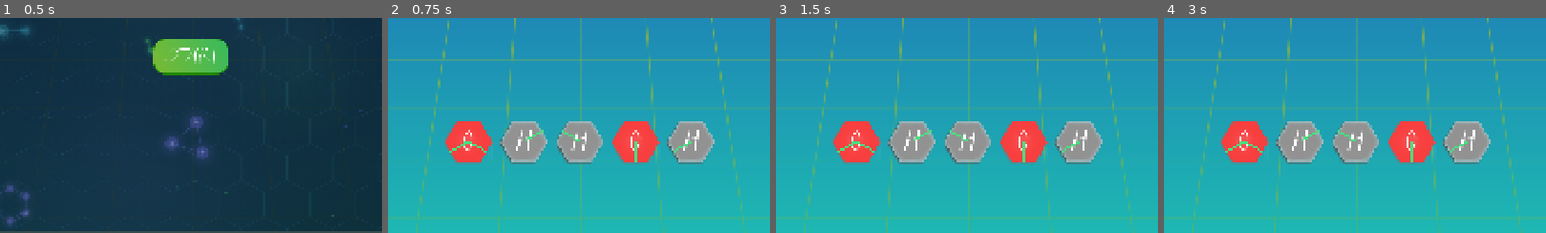
Above: before the commit, frames 1-4 (left to right).
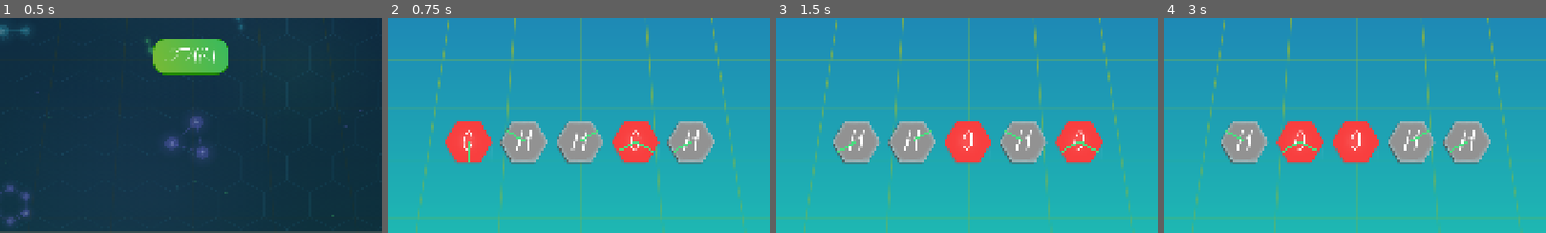
Above: after the commit, the same moments.

Repository: CobaltHorrific/festival_nauke
Game: Godot game, scene res://scenes/Main.tscn
The game is run twice, just before and just after one commit, with the same random seed, the same clock (stepped at 60 frames per second) and the same inputs.
Inputs (mouse positions are % of the whole screen's width and height, from its top left):
- Up to frame 1 (0.5 s): no input
- Up to frame 2 (0.75 s): click (50, 59) at 0.5 s
- Up to frame 3 (1.5 s): click (8, 89) at 1.25 s
- Up to frame 4 (3 s): tap Enter at 2 s; move the mouse to (72, 45) at 2.02 s; tap R at 2.1 s; click (72, 45) at 2.17 s; tap Space at 2.75 s; drag from (30, 55) to (35, 79) at 2.77 s
The pictures show only the part of the screen within x 25-75%, y 50-100%; the shares and areas given below are measured in that part.

Frame 1 is identical in both runs. In frame 2, 0.5% of the frame differs, in the area x 16-70%, y 52-68%; in frame 3, 7.2%; in frame 4, 7.3%, in the area x 15-72%, y 48-68%.

Commit message:
fix: shuffle tile pool order on level load , sledece dugme

Diff:
--- a/festival-nauke/scripts/Main.gd
+++ b/festival-nauke/scripts/Main.gd
@@ -73,6 +73,7 @@
 
 func _spawn_tiles() -> void:
 	var pool_data: Array = current_level.get("pool", [])
+	pool_data.shuffle()
 	var center_x: float = get_viewport_rect().size.x / 2.0
 	var pool_y: float = 850.0
 	var spacing: float = 140.0
Binary file changed: festival-nauke/assets/Sprites/btn_next.png
